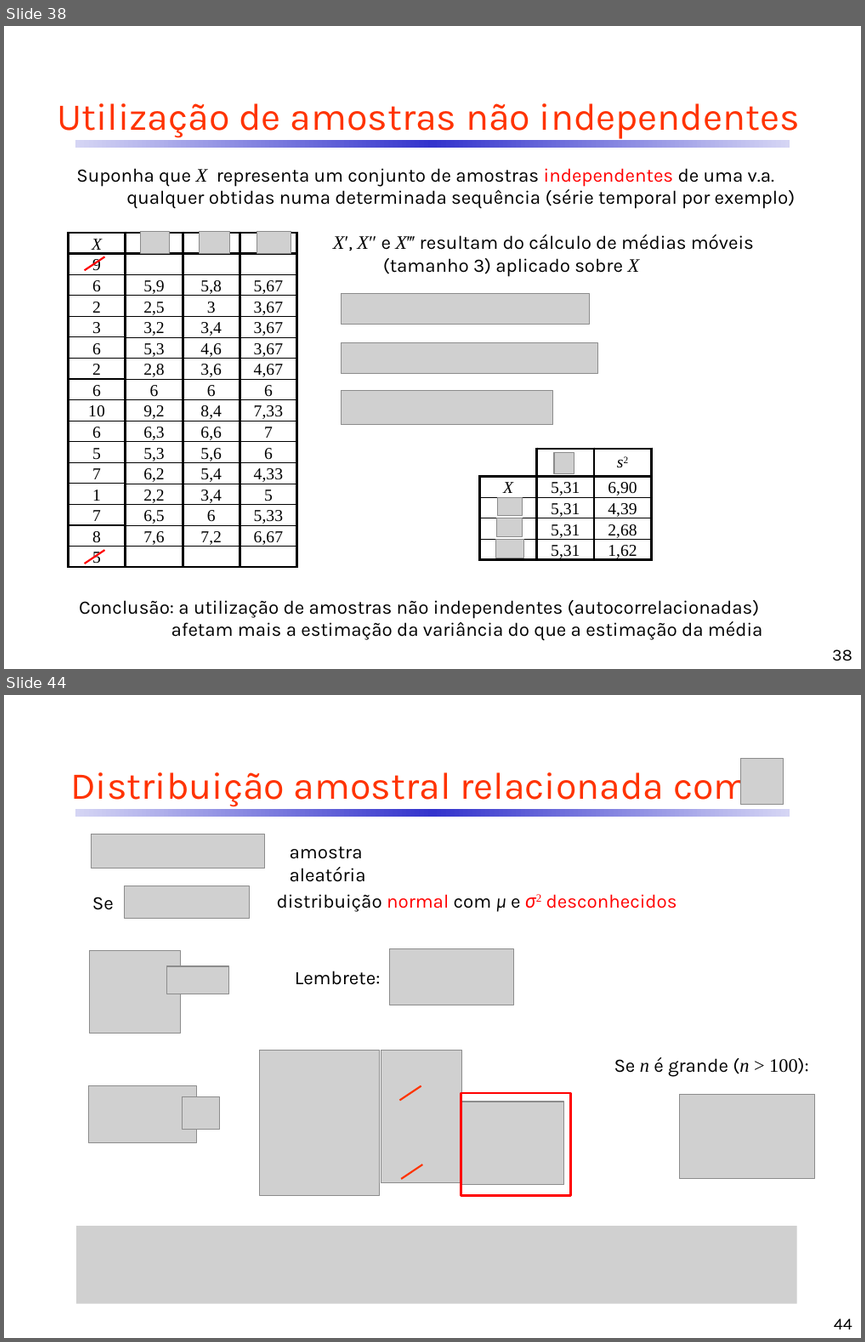
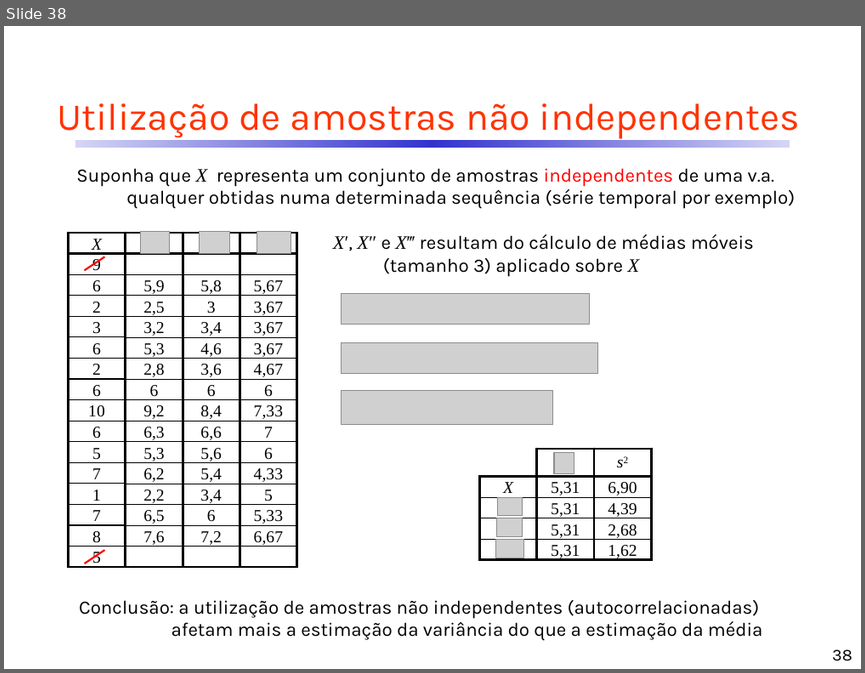
Before and after one commit to CDRenno/Estatistica, a slide deck: ppt/05InfEstat_EstimPontual.pptx. Shown one above the other, each under a label of ours: slides 38 and 44 before the commit, slide 38 after it; the slides between them are not shown. The pictures are 865x1342 and 865x673 pixels, drawn with LibreOffice and Linux fonts; fonts in the diff are those of the drawing; grey boxes stand for pictures. Boxes give left, top, right and bottom in pixels: in the first picture for what was removed or moved away, otherwise in the second. Text is boxed around its words. In the diff, an @@ line names an element or a change of style, - is before the commit and + after.

```diff
--- a/ppt/05InfEstat_EstimPontual.pptx
+++ b/ppt/05InfEstat_EstimPontual.pptx
@@ slide 44 removed at (x1=4, y1=695, x2=861, y2=1338), background #FFFFFF; not listed: 1 template element that a slide beside it also shows @@
@@ title removed at (x1=70, y1=765, x2=749, y2=807) @@
-Distribuição amostral relacionada com
@@ picture removed at (x1=741, y1=759, x2=783, y2=804) @@
@@ picture removed at (x1=92, y1=834, x2=265, y2=868) @@
@@ text removed at (x1=290, y1=846, x2=366, y2=882) @@
-amostra aleatória
@@ text removed at (x1=92, y1=896, x2=114, y2=910) @@
-Se
@@ picture removed at (x1=124, y1=886, x2=248, y2=919) @@
@@ text removed at (x1=277, y1=894, x2=677, y2=912) @@
-distribuição normal com μ e σ2 desconhecidos
@@ picture removed at (x1=390, y1=948, x2=514, y2=1004) @@
@@ picture removed at (x1=90, y1=950, x2=181, y2=1033) @@
@@ picture removed at (x1=167, y1=966, x2=228, y2=993) @@
@@ text removed at (x1=295, y1=970, x2=381, y2=985) @@
-Lembrete:
@@ picture removed at (x1=260, y1=1049, x2=381, y2=1195) @@
@@ picture removed at (x1=381, y1=1049, x2=461, y2=1183) @@
@@ text removed at (x1=614, y1=1057, x2=809, y2=1077) @@
-Se n é grande (n > 100):
@@ picture removed at (x1=88, y1=1086, x2=196, y2=1142) @@
@@ picture removed at (x1=182, y1=1096, x2=220, y2=1129) @@
@@ line removed from (421, 1086) to (400, 1100) @@
@@ picture removed at (x1=460, y1=1101, x2=551, y2=1185) @@
@@ picture removed at (x1=460, y1=1101, x2=564, y2=1185) @@
@@ rectangle removed at (x1=460, y1=1093, x2=570, y2=1195) @@
@@ picture removed at (x1=679, y1=1094, x2=815, y2=1179) @@
@@ line removed from (422, 1164) to (401, 1179) @@
@@ picture removed at (x1=76, y1=1225, x2=796, y2=1304) @@
@@ page number removed at (x1=834, y1=1318, x2=852, y2=1329) @@
-44
```
Also in this commit, not shown: 13 other slides removed, 3 other files.
